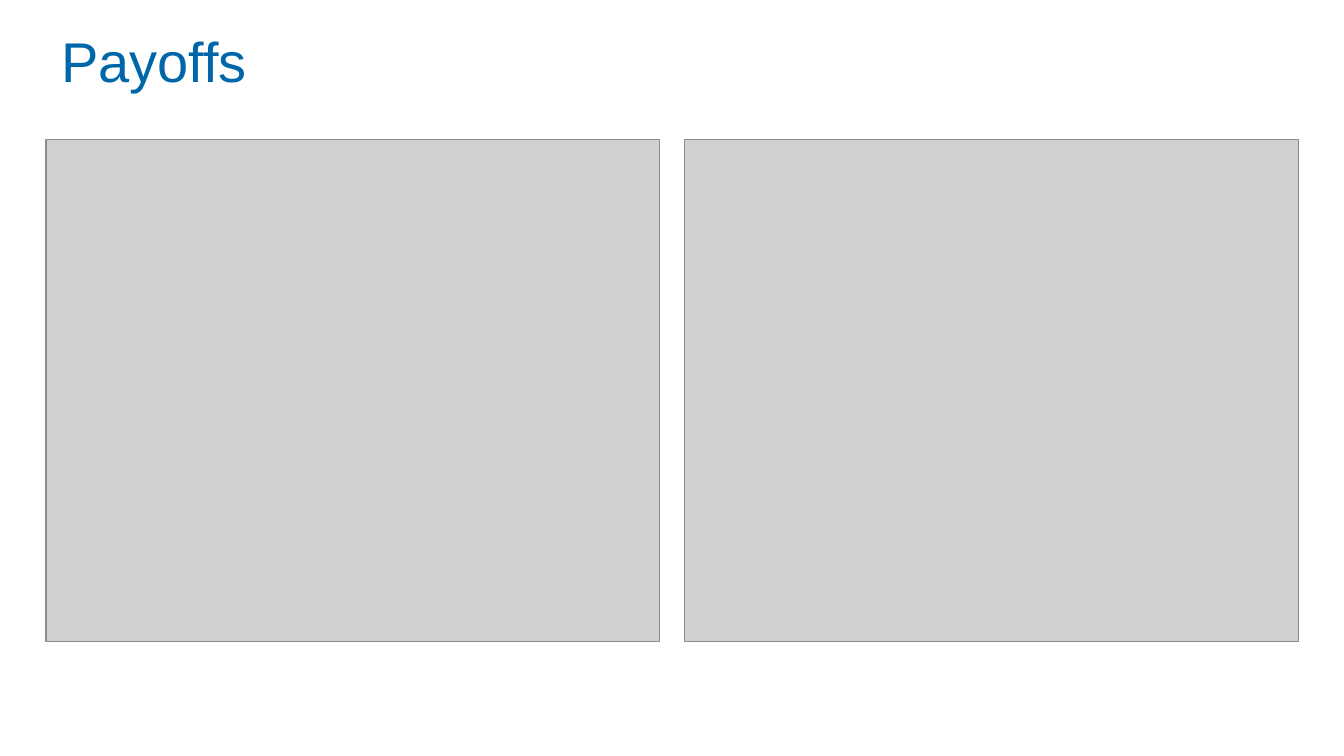
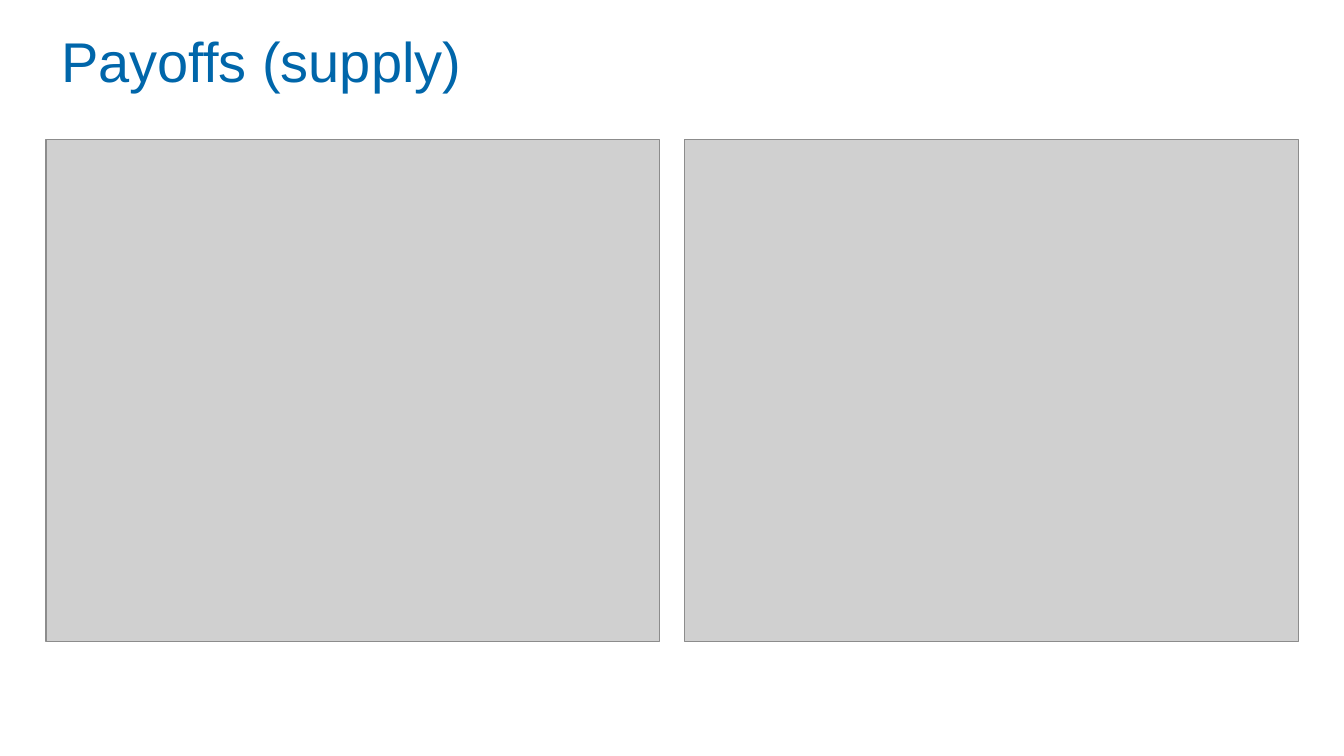
Before and after one commit to Zjub/TVHENZ, a slide deck: slide 18 of MF coordination/SI_game/Monetary and Fiscal Policy Coordination.pptx (slide 16 before the commit). Drawn at 1344x756 pixels with LibreOffice and Linux fonts; fonts in the diff are those of the drawing; grey boxes stand for pictures. Boxes give left, top, right and bottom in pixels: in the first picture for what was removed or moved away, otherwise in the second. Text is boxed around its words. In the diff, an @@ line names an element or a change of style, - is before the commit and + after.

```diff
--- a/MF coordination/SI_game/Monetary and Fiscal Policy Coordination.pptx
+++ b/MF coordination/SI_game/Monetary and Fiscal Policy Coordination.pptx
@@ title at (61, 41, 461, 91): text changed @@
-Payoffs
+Payoffs (supply)
```
Also in this commit, not shown: 5 other slides changed, 2 slides added, 5 other files.
